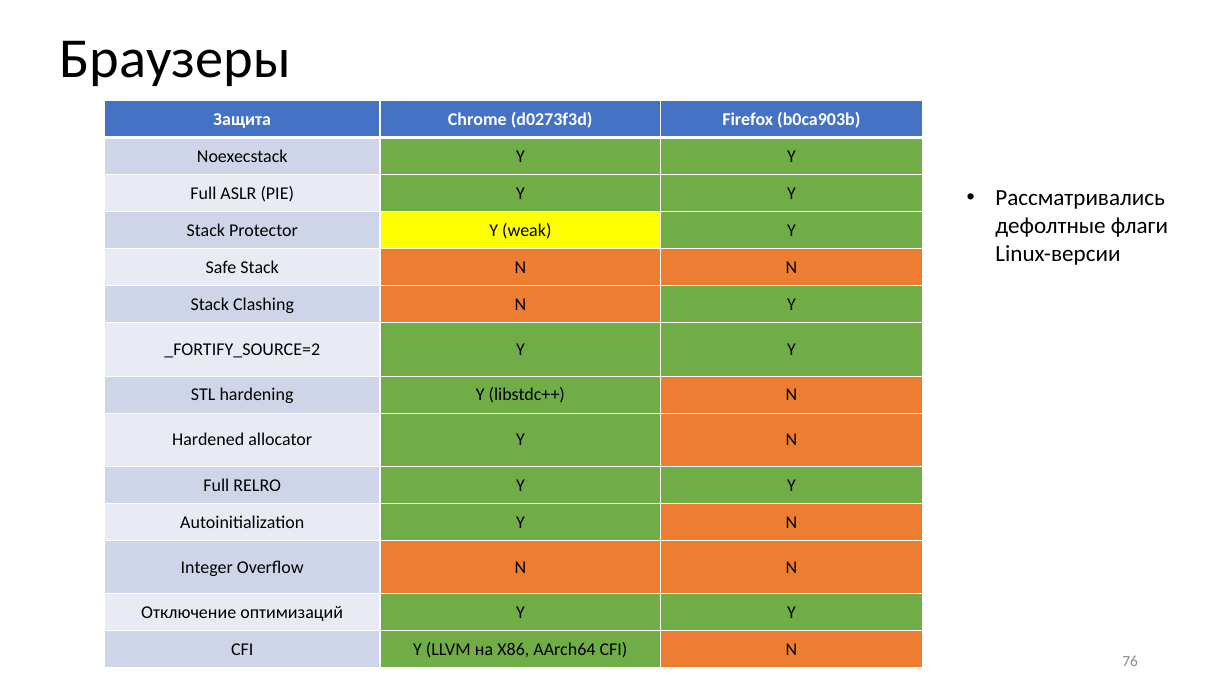
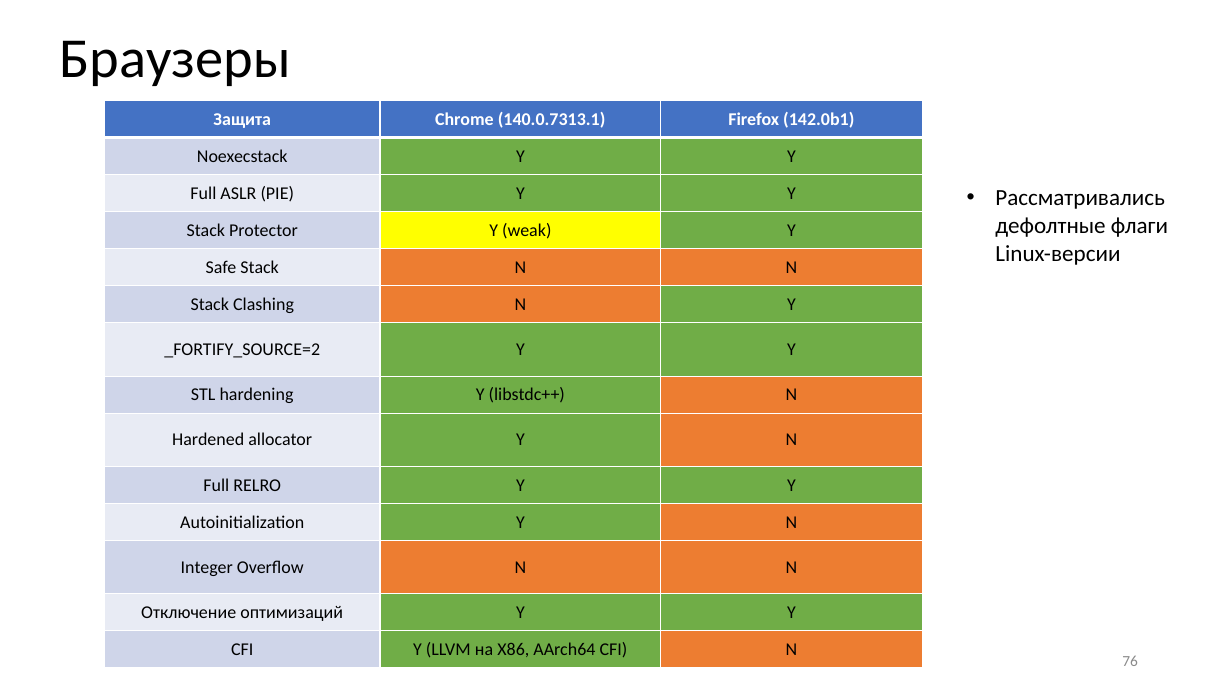
Before and after one commit to yugr/slides, a slide deck: slide 76 of CppZeroCost/2025/RU.pptx. Drawn at 1232x693 pixels with LibreOffice and Linux fonts; fonts in the diff are those of the drawing. Boxes give left, top, right and bottom in pixels: in the first picture for what was removed or moved away, otherwise in the second. Text is boxed around its words. In the diff, an @@ line names an element or a change of style, - is before the commit and + after.

```diff
--- a/CppZeroCost/2025/RU.pptx
+++ b/CppZeroCost/2025/RU.pptx
@@ table at [104,101,922,668] @@
-row 1, column 2: Chrome (d0273f3d)
+row 1, column 2: Chrome (140.0.7313.1)
-row 1, column 3: Firefox (b0ca903b)
+row 1, column 3: Firefox (142.0b1)
```
Also in this commit, not shown: 8 other slides changed, 3 slides added, 2 slides removed, 3 other files.
